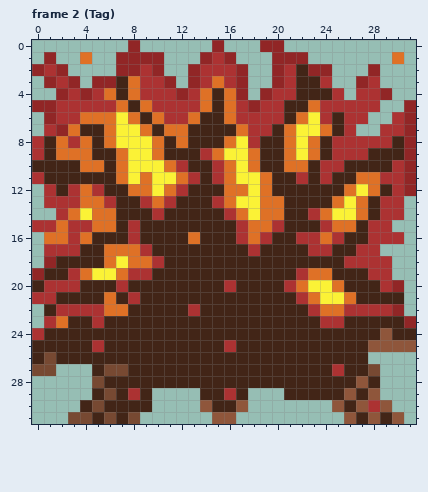
One commit to this pixel-art file: ruzzle_sprites/obj_tree.aseprite. The first picture shows the starting point.
32x32 pixels, 4 frames. Colours within 5 levels of each other are drawn and written as one. Shown: frame 2 (Tag). The commit also changed other frames, which this record leaves out.
After:
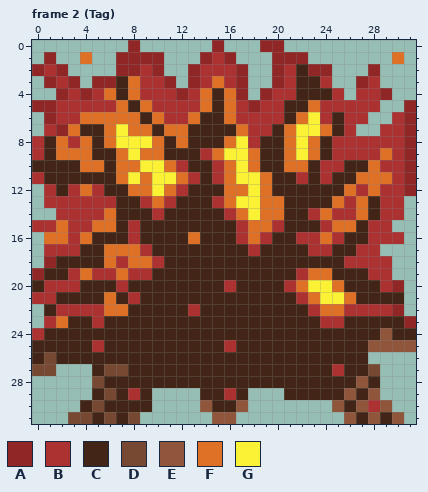
Palette (. is transparent): A #912626  B #ac3232  C #422517  D #774932  E #8f563b  F #df7126  G #fbf236
The commit says: Add tree burning sprite and effect in game
Changes in this commit:
Frame 2 (Tag), layer "Layer 2":
y 6: x 7 G -> F
y 7: x 8 G -> F
y 8: x 30 C -> B
y 9: x 9 G -> F; x 28..30 CCC -> BFB
y 10: x 8 G -> F; x 28..29 CC -> FB
y 11: x 29 B -> F
y 12: x 27 G -> B; x 29 C -> B
y 13: x 4..5 FF -> BB; x 26 G -> B
y 14: x 3..5 FGF -> BBB; x 25..26 GG -> BB
y 18: x 7 G -> B
y 19: x 5..6 GG -> BB
